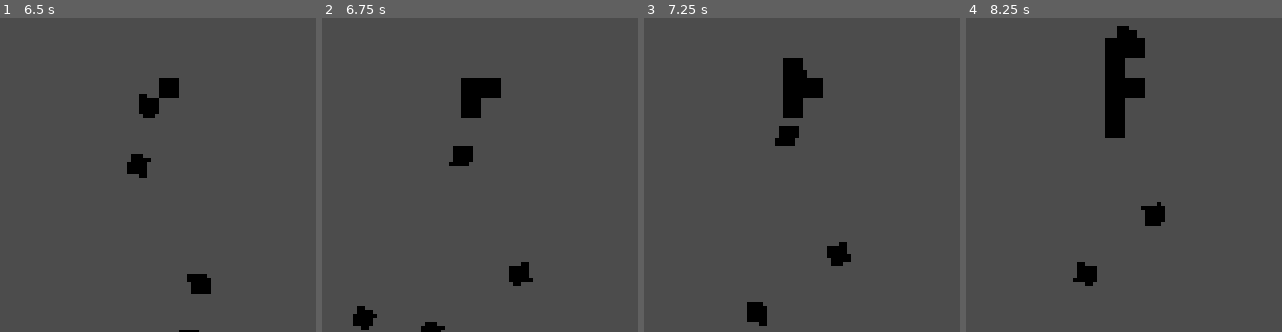
Above: before the commit, frames 1-4 (left to right).
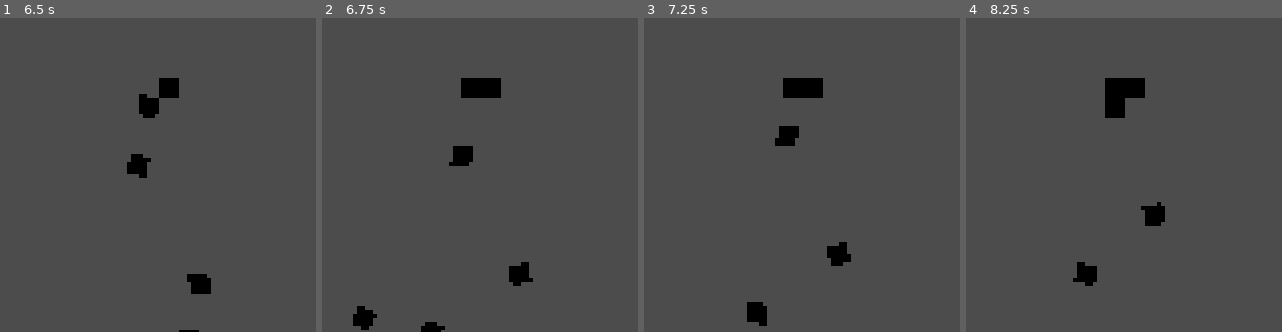
Above: after the commit, the same moments.

Repository: leogeier/amalgamage
Game: Godot game, scene res://scenes/Arena/Arena.tscn
Two runs of this game, one before a commit and one after it. Both use one fixed random seed, a clock stepped at 60 frames per second and the inputs below.
Inputs:
- Up to frame 1 (6.5 s): tap Enter at 0.5 s; hold Right (ui_right) 0.53-1.28 s; tap Space (shoot) every 0.75 s from 0.6 to 5.85 s; hold Left (ui_left) 1.28-2.03 s; hold Right (ui_right) 2.03-3.53 s; hold Left (ui_left) 3.53-5.78 s; hold Right (ui_right) from 5.78 s (still down)
- Up to frame 2 (6.75 s): keep holding Right (ui_right); tap Space (shoot) at 6.6 s
- Up to frame 3 (7.25 s): keep holding Right (ui_right)
- Up to frame 4 (8.25 s): tap Space (shoot) at 7.35, 8.1 s; release Right (ui_right) at 8.03 s; hold Left (ui_left) from 8.03 s (still down)
The pictures show only the part of the screen within x 25-75%, y 46-96%; the shares and areas given below are measured in that part.

Frame 1 is identical in both runs. In frame 2, 0.4% of the frame differs, in the area x 43-51%, y 25-32%; in frame 3, 0.8%; in frame 4, 1.8%, in the area x 43-57%, y 2-39%.

Commit message:
Fix some bugs with block adding

Diff:
--- a/ld-46/scenes/Amalgam/Amalgam.gd
+++ b/ld-46/scenes/Amalgam/Amalgam.gd
@@ -3,22 +3,33 @@
 # Disclaimer: This is very naive code, but it should work for a prototype
 
 
-var block_grid = []
+var block_grid = {}
 
 const cell_length = 5.0
 const cell_dim = Vector2(cell_length, cell_length)
 const block_sprite = preload("res://scenes/BlockSprite/BlockSprite.tscn")
 const base_polygon = PoolVector2Array([ \
 	Vector2(0,0), Vector2(0,0), Vector2(0,0)])
+const offsets = [ \
+	Vector2(-1,  0), \
+	Vector2( 0, -1), \
+	Vector2( 1,  0), \
+	Vector2( 0,  1)]
 
 
 func add_block_global(type, world_pos):
 	add_block_local(type, to_local(world_pos))
 
-func add_block_local(type, local_pos):
+func add_block_local(type, local_pos, correct_pos=true):
+	var grid_pos = local_to_grid(local_pos)
+	if block_grid.has(grid_pos):
+		print("Warning: Attempted to add block to filled cell")
+		return
+
+	if correct_pos:
+		grid_pos = correct_grid_pos(grid_pos)
+
 	# Create sprite
-	var grid_pos = local_to_grid(local_pos)
-
 	var new_block_sprite = block_sprite.instance()
 	new_block_sprite.position = grid_to_local(grid_pos)
 	add_child(new_block_sprite)
@@ -26,20 +37,38 @@
 	# Create and append block cell
 	var block_cell = \
 		BlockCell.new(grid_pos, type, new_block_sprite, cell_length)
-	block_grid.append(block_cell)
+	block_grid[grid_pos] = block_cell
 
 	recalculate_collision_shape()
 
+func correct_grid_pos(grid_pos):
+	var empty = []
+	for offset in offsets:
+		var offset_pos = grid_pos + offset
+		if block_grid.has(offset_pos):
+			return grid_pos
+		empty.append(offset_pos)
+
+	for empty_pos in empty:
+		for offset in offsets:
+			var offset_pos = empty_pos + offset
+			if block_grid.has(offset_pos):
+				return empty_pos
+
+	print("No viable adjustment found")
+
 func remove_block_in_cell(cell_pos):
-	var remain = []
-	var remove = []
-	for cell in block_grid:
+	var remain = {}
+	var remove = {}
+	for cell_pos in block_grid:
+		var cell = block_grid[cell_pos]
 		if cell.pos == cell_pos:
-			remove.append(cell)
+			remove[cell_pos] = cell
 		else:
-			remain.append(cell)
+			remain[cell_pos] = cell
 
-	for cell in remove:
+	for cell_pos in remove:
+		var cell = block_grid[cell_pos]
 		remove_child(cell.node)
 		cell.node.queue_free()
 
@@ -48,8 +77,13 @@
 
 func recalculate_collision_shape():
 	var new_polygon = base_polygon
-	for cell in block_grid:
-		new_polygon = Geometry.merge_polygons_2d(new_polygon, cell.polygon)[0]
+	for cell_pos in block_grid:
+		var cell = block_grid[cell_pos]
+		var polygons = Geometry.merge_polygons_2d(new_polygon, cell.polygon)
+		new_polygon = polygons[0]
+		for polygon in polygons:
+			if !Geometry.is_polygon_clockwise(polygon):
+				new_polygon = polygon
 	$CollisionPolygon2D.set_polygon(new_polygon)
 
 func local_to_grid(pos):
@@ -60,9 +94,10 @@
 
 func handle_block_collision(_amalgam, block):
 	add_block_global(block.type, block.position)
+	block.schedule_removal()
 
 func _ready():
-	add_block_local("center", Vector2(0,0))
+	add_block_local("center", Vector2(0,0), false)
 
 
 #func _process(delta):
--- a/ld-46/scenes/Block/Block.gd
+++ b/ld-46/scenes/Block/Block.gd
@@ -4,7 +4,11 @@
 var velocity = 0
 var direction = Vector2()
 var type = "normal"
+var remove = false
 
+
+func schedule_removal():
+	remove = true
 
 func _ready():
 	var amalgam_group = get_tree().get_nodes_in_group("amalgam")
@@ -14,3 +18,7 @@
 
 func _process(delta):
 	position +=  velocity * direction * delta
+
+	if remove:
+		get_parent().remove_child(self)
+		queue_free()
